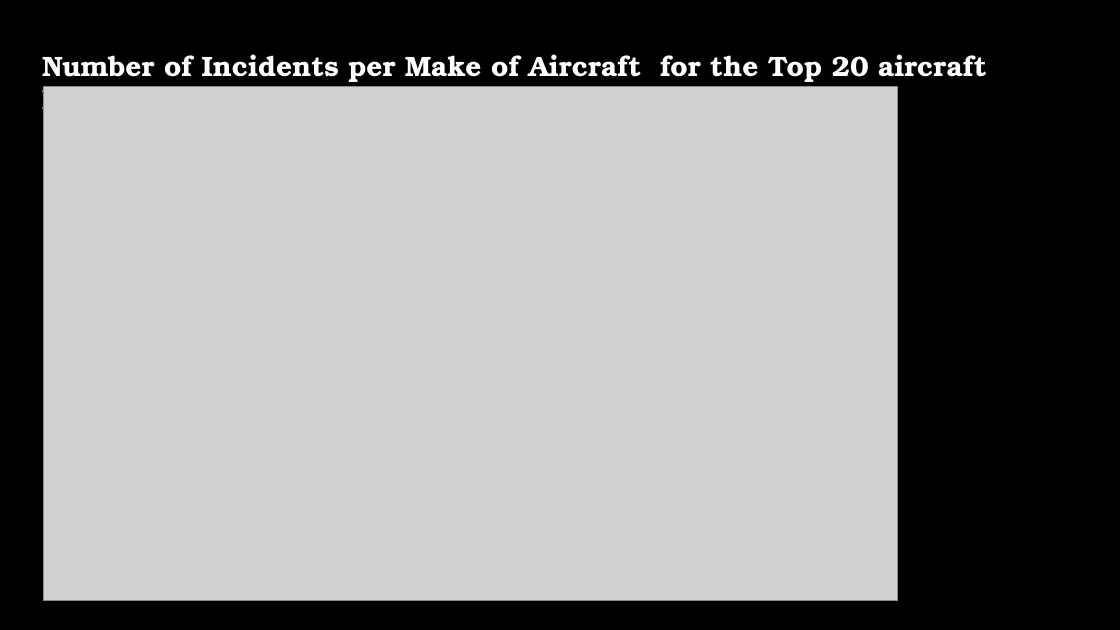
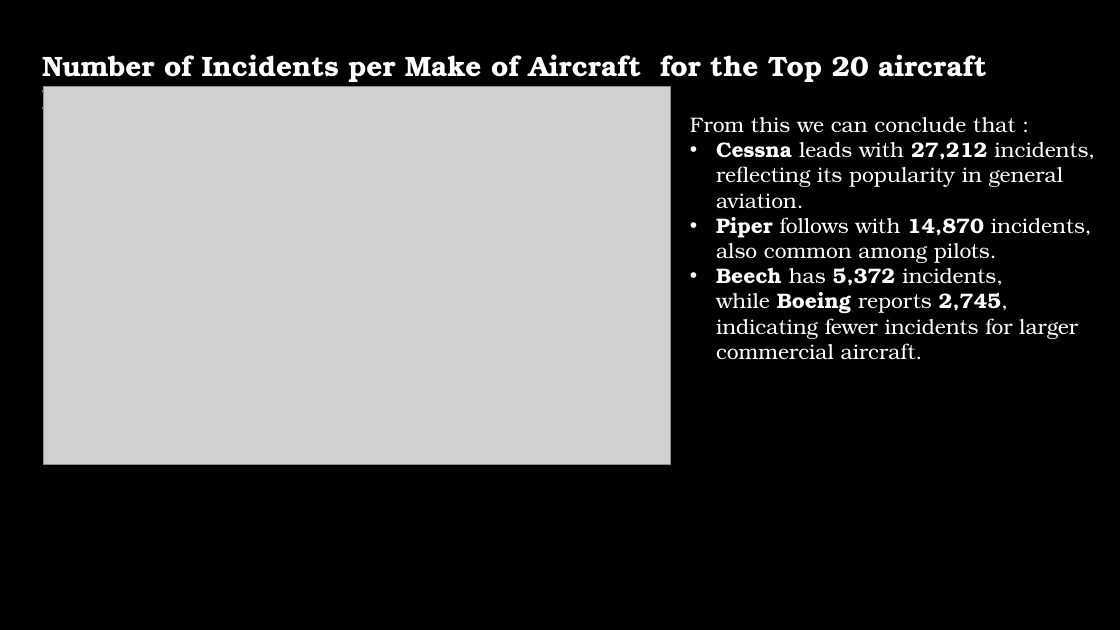
Before and after one commit to godwinmutuma/Phase1-project, a slide deck: slide 12 of Aviation Analysis.pptx (slide 13 before the commit). Drawn at 1120x630 pixels with LibreOffice and Linux fonts; fonts in the diff are those of the drawing; grey boxes stand for pictures; background and template pictures are left out. Boxes give left, top, right and bottom in pixels: in the first picture for what was removed or moved away, otherwise in the second. Text is boxed around its words. In the diff, an @@ line names an element or a change of style, - is before the commit and + after.

```diff
--- a/Aviation Analysis.pptx
+++ b/Aviation Analysis.pptx
@@ picture: place and size @@
-picture at [44,87,897,601]
+picture at [44,87,670,465]
@@ text added at [690,117,1095,359], 18 pt, text #FFFFFF @@
+From this we can conclude that :
+• Cessna leads with 27,212 incidents, reflecting its popularity in general aviation.
+• Piper follows with 14,870 incidents, also common among pilots.
+• Beech has 5,372 incidents, while Boeing reports 2,745, indicating fewer incidents for larger commercial aircraft.
```
Also in this commit, not shown: 8 other slides changed, 9 slides removed, 1 other file.
